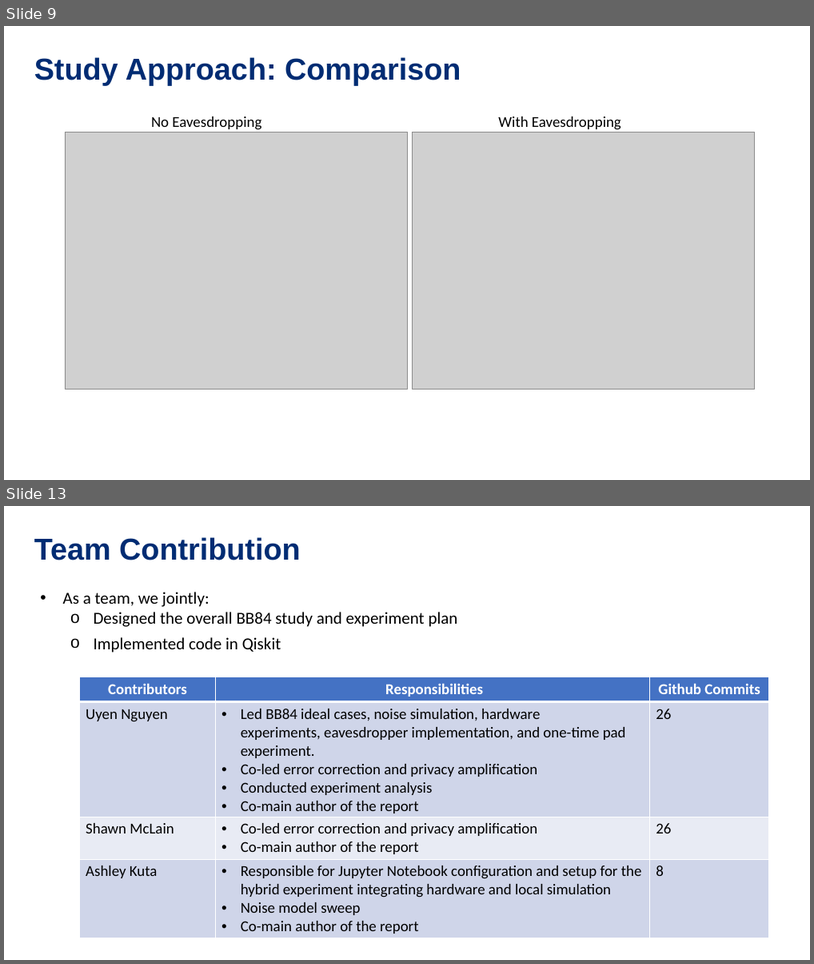
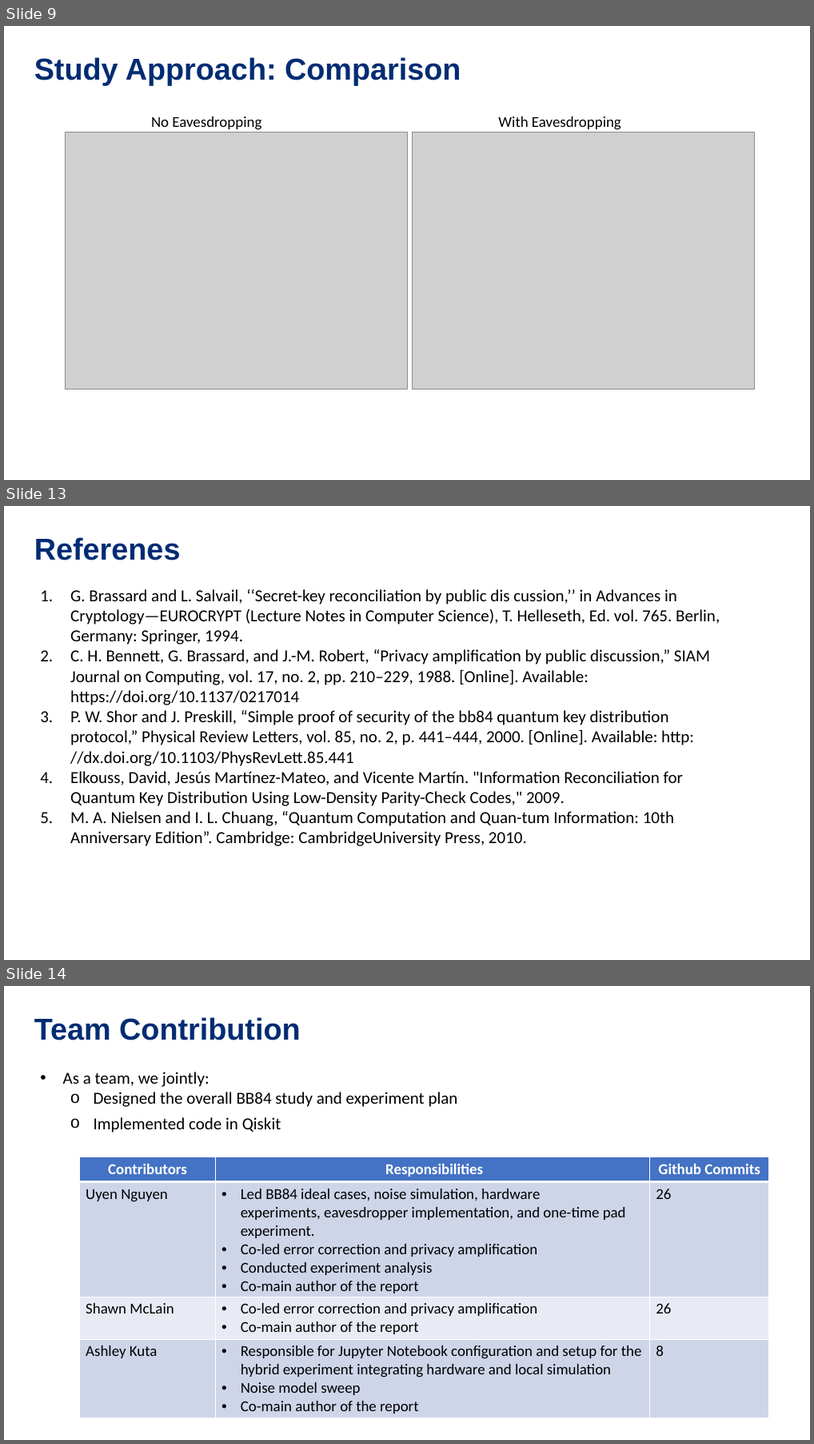
Before and after one commit to stm5340/EN.615.781.81.SP26_Final_Project, a slide deck: 615_781_Kuta_Nguyen_McLain.pptx. Shown one above the other, each under a label of ours: slides 9 and 13 before the commit, slides 9, 13 and 14 after it; the slides between them are not shown. The pictures are 814x964 and 814x1444 pixels, drawn with LibreOffice and Linux fonts; fonts in the diff are those of the drawing; grey boxes stand for pictures. Boxes give left, top, right and bottom in pixels: in the first picture for what was removed or moved away, otherwise in the second. Text is boxed around its words. In the diff, an @@ line names an element or a change of style, - is before the commit and + after.

```diff
--- a/615_781_Kuta_Nguyen_McLain.pptx
+++ b/615_781_Kuta_Nguyen_McLain.pptx
@@ slide 13 added at <box>4,506,810,960</box>, background #FFFFFF @@
@@ text added at <box>34,537,181,560</box>, 36 pt, text #002C73, bold @@
+Referenes
@@ text added at <box>70,589,720,846</box>, 20 pt, text #000000 @@
+1. G. Brassard and L. Salvail, ‘‘Secret-key reconciliation by public dis cussion,’’ in Advances in Cryptology—EUROCRYPT (Lecture Notes in Computer Science), T. Helleseth, Ed. vol. 765. Berlin, Germany: Springer, 1994.
+2. C. H. Bennett, G. Brassard, and J.-M. Robert, “Privacy amplification by public discussion,” SIAM Journal on Computing, vol. 17, no. 2, pp. 210–229, 1988. [Online]. Available: https://doi.org/10.1137/0217014
+3. P. W. Shor and J. Preskill, “Simple proof of security of the bb84 quantum key distribution protocol,” Physical Review Letters, vol. 85, no. 2, p. 441–444, 2000. [Online]. Available: http: //dx.doi.org/10.1103/PhysRevLett.85.441
+4. Elkouss, David, Jesús Martínez-Mateo, and Vicente Martín. "Information Reconciliation for Quantum Key Distribution Using Low-Density Parity-Check Codes," 2009.
+5. M. A. Nielsen and I. L. Chuang, “Quantum Computation and Quan-tum Information: 10th Anniversary Edition”. Cambridge: CambridgeUniversity Press, 2010.
@@ what was slide 13 is now slide 14 @@
```
Also in this commit, not shown: 1 slide changed.
